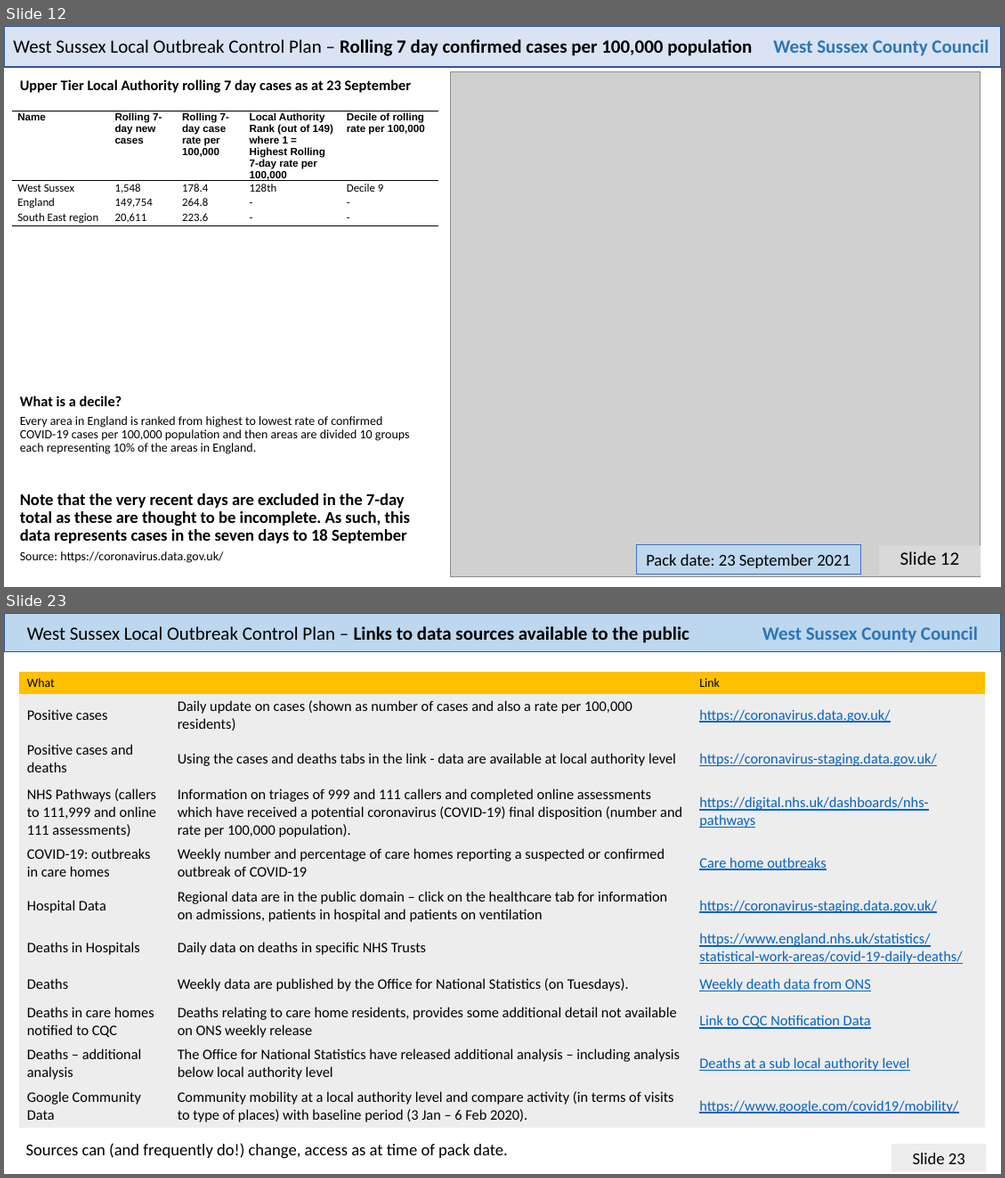
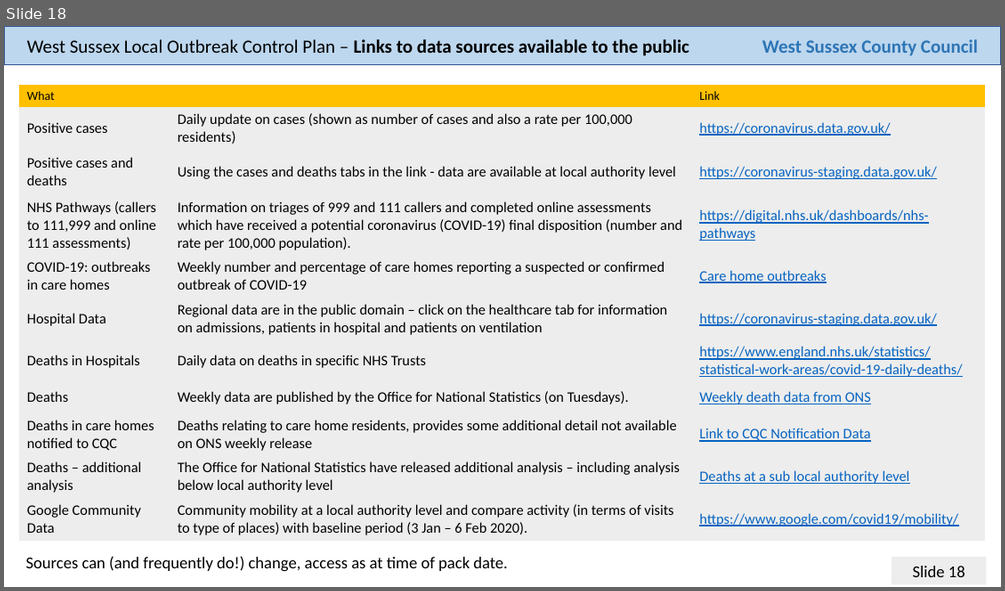
Before and after one commit to psychty/wsx_covid_datapack_public, a slide deck: Latest_West_Sussex_C19_slide_deck.pptx. Shown one above the other, each under a label of ours: slides 12 and 23 before the commit, slide 18 after it; the slides between them are not shown. The pictures are 1005x1178 and 1005x591 pixels, drawn with LibreOffice and Linux fonts; fonts in the diff are those of the drawing; grey boxes stand for pictures. Boxes give left, top, right and bottom in pixels: in the first picture for what was removed or moved away, otherwise in the second. Text is boxed around its words. In the diff, an @@ line names an element or a change of style, - is before the commit and + after.

```diff
--- a/Latest_West_Sussex_C19_slide_deck.pptx
+++ b/Latest_West_Sussex_C19_slide_deck.pptx
@@ slide 12 removed at (x1=4, y1=26, x2=1001, y2=587), background #FFFFFF @@
@@ rectangle removed at (x1=4, y1=26, x2=1001, y2=67) @@
@@ text removed at (x1=13, y1=39, x2=752, y2=56) @@
-West Sussex Local Outbreak Control Plan – Rolling 7 day confirmed cases per 100,000 population
@@ text removed at (x1=773, y1=39, x2=988, y2=56) @@
-West Sussex County Council
@@ picture removed at (x1=451, y1=71, x2=980, y2=576) @@
@@ text removed at (x1=20, y1=79, x2=412, y2=93) @@
-Upper Tier Local Authority rolling 7 day cases as at 23 September
@@ table removed at (x1=12, y1=111, x2=438, y2=319), 4 rows, 5 columns @@
-Name | Rolling 7-day new cases | Rolling 7-day case rate per 100,000 | Local Authority Rank (out of 149) where 1 = Highest Rolling 7-day rate per 100,000 | Decile of rolling rate per 100,000
-West Sussex | 1,548 | 178.4 | 128th | Decile 9
-England | 149,754 | 264.8 | - | -
-South East region | 20,611 | 223.6 | - | -
@@ text removed at (x1=20, y1=395, x2=122, y2=406) @@
-What is a decile?
@@ text removed at (x1=20, y1=416, x2=410, y2=454) @@
-Every area in England is ranked from highest to lowest rate of confirmed COVID-19 cases per 100,000 population and then areas are divided 10 groups each representing 10% of the areas in England.
@@ text removed at (x1=20, y1=493, x2=410, y2=543) @@
-Note that the very recent days are excluded in the 7-day total as these are thought to be incomplete. As such, this data represents cases in the seven days to 18 September
@@ text removed at (x1=20, y1=551, x2=223, y2=563) @@
-Source: https://coronavirus.data.gov.uk/
@@ rectangle removed at (x1=637, y1=544, x2=861, y2=574) @@
-Pack date: 23 September 2021
@@ text removed at (x1=879, y1=545, x2=979, y2=575) @@
-Slide 12
@@ what was slide 23 is now slide 18 @@
@@ page number at (x1=913, y1=565, x2=965, y2=577): text changed @@
-Slide 23
+Slide 18
```
Also in this commit, not shown: 17 slides changed, 4 other slides removed, 52 other files.
